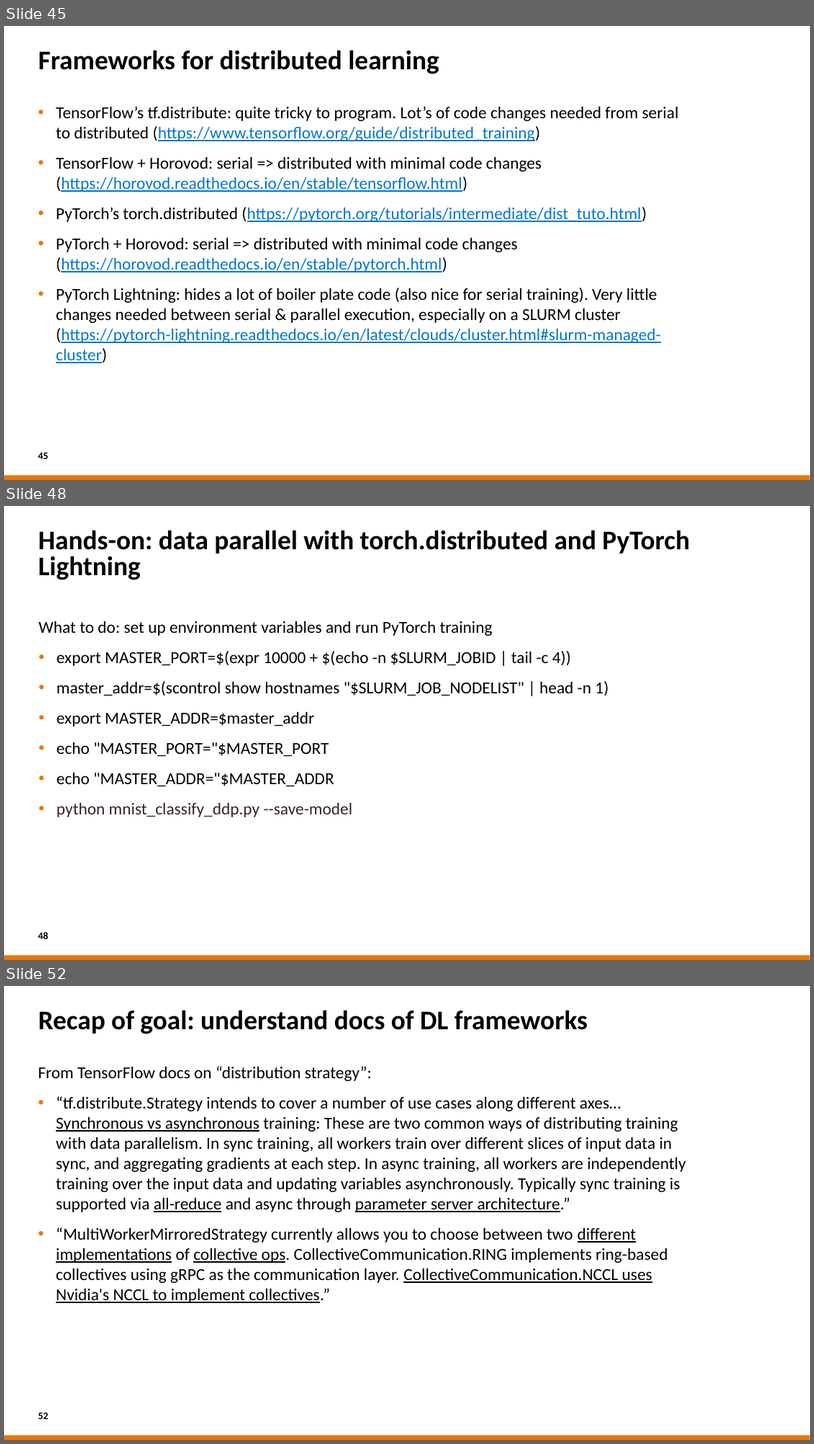
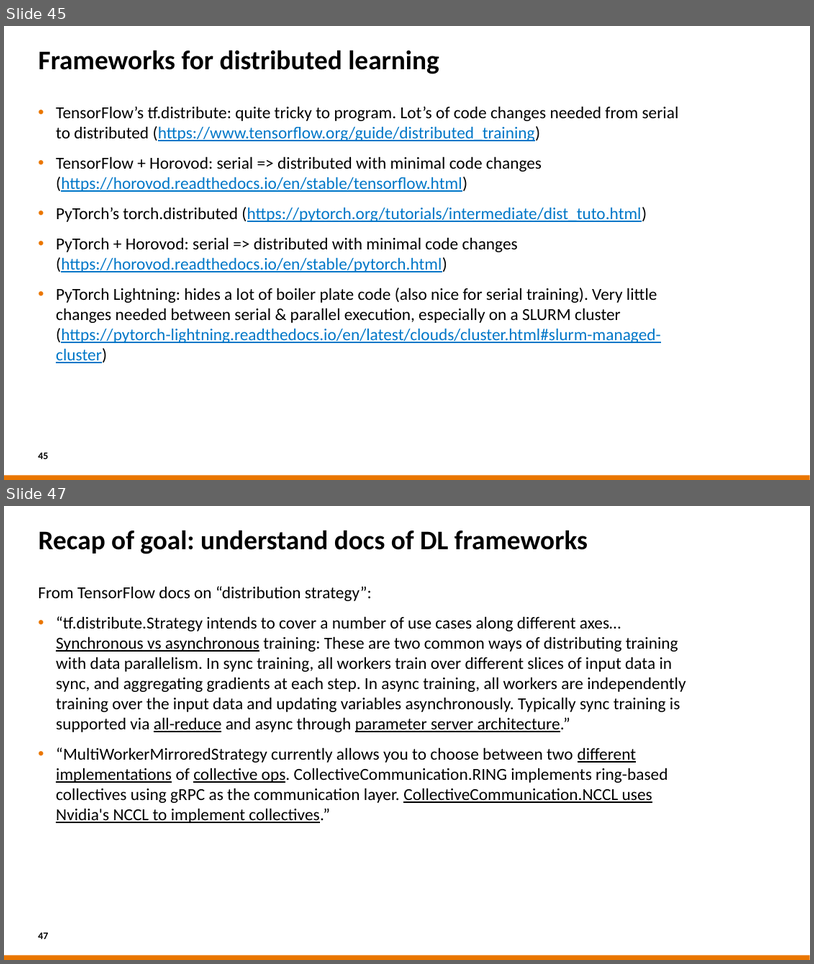
Before and after one commit to sara-nl/MLonHPC_2day_Okt2023, a slide deck: Day2/slides/Parallel_Computing_for_DL.pptx. Shown one above the other, each under a label of ours: slides 45, 48 and 52 before the commit, slides 45 and 47 after it; the slides between them are not shown. The pictures are 814x1444 and 814x964 pixels, drawn with LibreOffice and Linux fonts; fonts in the diff are those of the drawing; background and template pictures are left out. Boxes give left, top, right and bottom in pixels: in the first picture for what was removed or moved away, otherwise in the second. Text is boxed around its words. In the diff, an @@ line names an element or a change of style, - is before the commit and + after.

```diff
--- a/Day2/slides/Parallel_Computing_for_DL.pptx
+++ b/Day2/slides/Parallel_Computing_for_DL.pptx
@@ slide 48 removed at (x1=4, y1=506, x2=810, y2=960), background #FFFFFF; not listed: 1 template element that a slide beside it also shows @@
@@ title removed at (x1=39, y1=530, x2=690, y2=580) @@
-Hands-on: data parallel with torch.distributed and PyTorch Lightning
@@ text removed at (x1=39, y1=620, x2=609, y2=817) @@
-What to do: set up environment variables and run PyTorch training
-• export MASTER_PORT=$(expr 10000 + $(echo -n $SLURM_JOBID | tail -c 4))
-• master_addr=$(scontrol show hostnames "$SLURM_JOB_NODELIST" | head -n 1)
-• export MASTER_ADDR=$master_addr
-• echo "MASTER_PORT="$MASTER_PORT
-• echo "MASTER_ADDR="$MASTER_ADDR
-• python mnist_classify_ddp.py --save-model
@@ page number removed at (x1=38, y1=932, x2=48, y2=939) @@
-48
@@ what was slide 52 is now slide 47 @@
@@ page number at (x1=38, y1=932, x2=48, y2=939): text changed @@
-52
+47
```
Also in this commit, not shown: 4 slides changed, 4 other slides removed, 3 other files.
